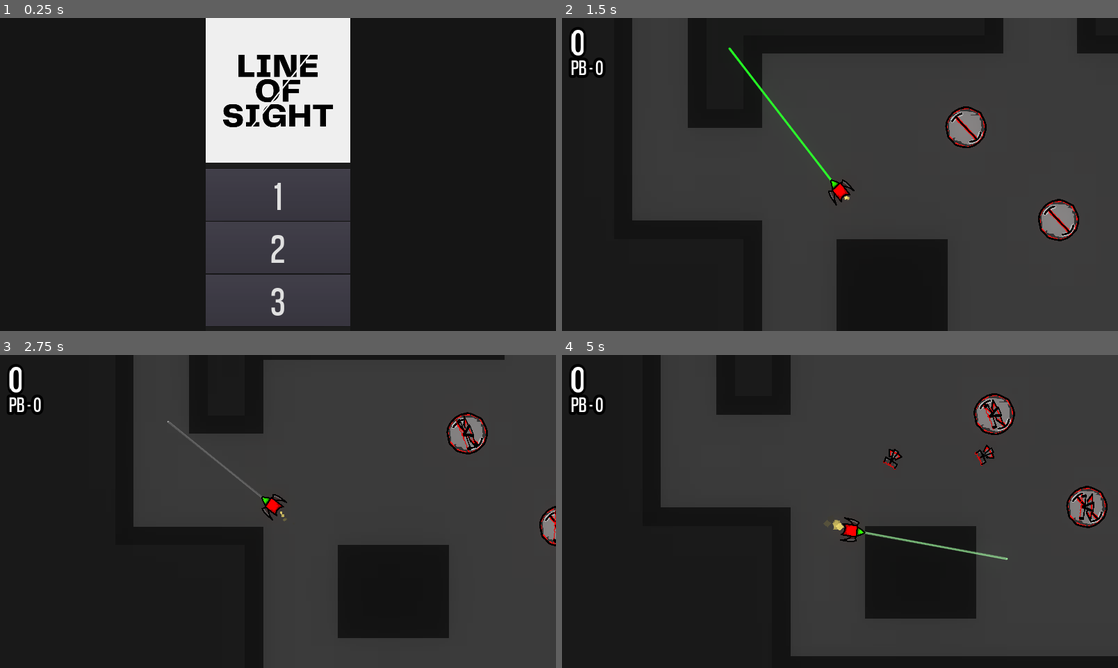
Above: before the commit, frames 1-4 (two rows, left to right).
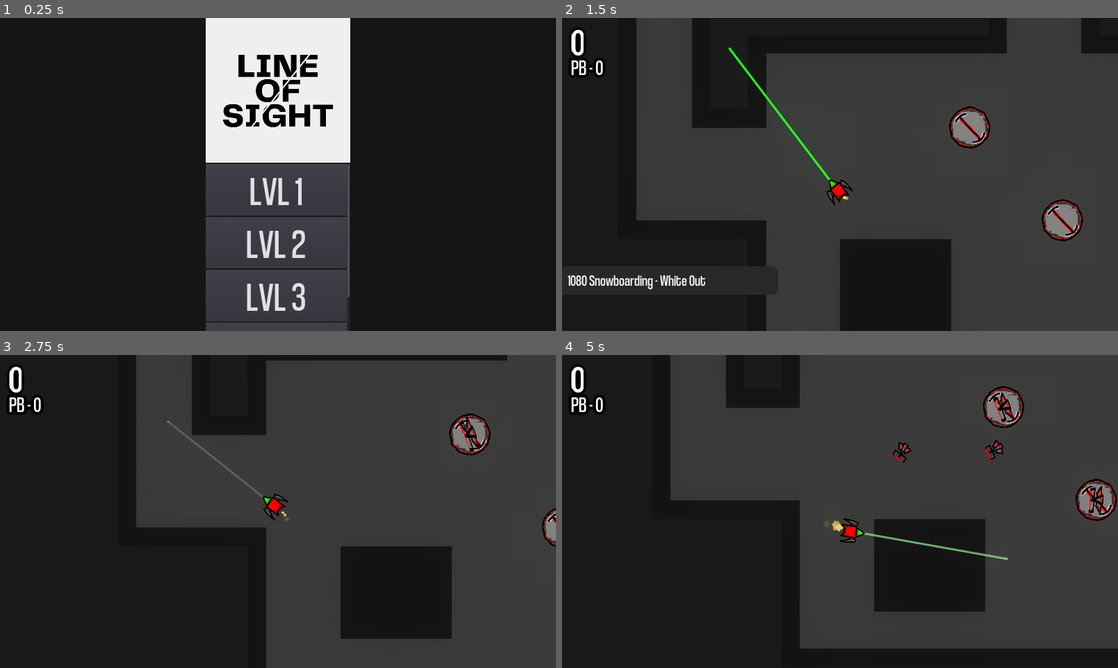
Above: after the commit, the same moments.

Repository: bplx/LineOfSightGame
Game: Godot game, scene res://Scenes/Title.tscn
Two runs of this game, one before a commit and one after it. Both use one fixed random seed, a clock stepped at 60 frames per second and the inputs below. The engine's default icon, where the game draws it, is replaced by a stand-in: a white triangle on a blue panel in a dark square.
Inputs (mouse positions are in pixels of both pictures, inside the frame that each line leads up to):
- Up to frame 1 (0.25 s): no input
- Up to frame 2 (1.5 s): click "1" (after the commit: "LVL 1") at 0.5 s; tap Enter (ui_accept) at 1.25 s; move the mouse to (728, 49) at 1.27 s; click (728, 49) at 1.35 s
- Up to frame 3 (2.75 s): tap Enter (ui_accept) at 1.52, 2.27 s; move the mouse to (166, 420) at 2.02 s; click (166, 420) at 2.1 s
- Up to frame 4 (5 s): move the mouse to (895, 442) at 2.77 s; click (895, 442) at 2.85 s; move the mouse to (812, 574) at 3.52 s; click (812, 574) at 3.6 s; tap Enter (ui_accept) at 3.77, 4.52 s; move the mouse to (1006, 558) at 4.27 s; click (1006, 558) at 4.35 s

The runs differ from the first frame. In frame 1, 2.6% of the frame differs, in the area x 37-63%, y 46-100%; in frame 2, 3.5%; in frame 3, 2.3%; in frame 4, 8.5%, in the area x 17-100%, y 0-97%.

Commit message:
Music, camera shake, and sound fx

Diff:
--- a/Entities/Zombie.tscn
+++ b/Entities/Zombie.tscn
@@ -1,9 +1,10 @@
-[gd_scene load_steps=8 format=2]
+[gd_scene load_steps=9 format=2]
 
 [ext_resource path="res://Sprites/Game/Enemy.png" type="Texture" id=1]
 [ext_resource path="res://Scripts/Zombie.gd" type="Script" id=2]
 [ext_resource path="res://EntitiesSpawn.tres" type="Animation" id=3]
 [ext_resource path="res://Fonts/coolvetica condensed rg.otf" type="DynamicFontData" id=4]
+[ext_resource path="res://Sounds/Zombie/death.wav" type="AudioStream" id=5]
 
 [sub_resource type="RectangleShape2D" id=3]
 extents = Vector2( 32, 32 )
@@ -118,4 +119,7 @@
 custom_fonts/font = SubResource( 6 )
 text = "+1"
 
+[node name="AudioStreamPlayer2D" type="AudioStreamPlayer2D" parent="."]
+stream = ExtResource( 5 )
+
 [connection signal="animation_finished" from="AnimationPlayer" to="." method="_on_AnimationPlayer_animation_finished"]
--- /dev/null
+++ b/Levels/4.tscn
@@ -0,0 +1,22 @@
+[gd_scene load_steps=2 format=2]
+
+[ext_resource path="res://defaulttileset.tres" type="TileSet" id=1]
+
+[node name="Map" type="Node2D"]
+position = Vector2( 271, 278 )
+
+[node name="Background" type="TileMap" parent="."]
+position = Vector2( -271, -278 )
+tile_set = ExtResource( 1 )
+cell_custom_transform = Transform2D( 0, 0, 0, 0, 0, 0 )
+cell_tile_origin = 1
+collision_use_kinematic = true
+format = 1
+
+[node name="Solids" type="TileMap" parent="."]
+position = Vector2( -271, -278 )
+tile_set = ExtResource( 1 )
+cell_custom_transform = Transform2D( 0, 0, 0, 0, 0, 0 )
+cell_tile_origin = 1
+collision_use_kinematic = true
+format = 1
--- /dev/null
+++ b/MusicPopup.gd
@@ -0,0 +1,19 @@
+extends Control
+
+
+# Declare member variables here. Examples:
+# var a = 2
+# var b = "text"
+onready var text = $PanelContainer/Label
+onready var player = $AnimationPlayer
+# Called when the node enters the scene tree for the first time.
+func _ready():
+	print(Globals.map_data[int(Globals.map)-1]["musictitle"])
+	text.text = Globals.map_data[int(Globals.map)-1]["musictitle"]
+	player.play("Show")
+	pass # Replace with function body.
+
+
+# Called every frame. 'delta' is the elapsed time since the previous frame.
+#func _process(delta):
+#	pass
--- a/Scenes/Game.tscn
+++ b/Scenes/Game.tscn
@@ -1,6 +1,7 @@
-[gd_scene load_steps=27 format=2]
+[gd_scene load_steps=29 format=2]
 
 [ext_resource path="res://Scripts/Control.gd" type="Script" id=1]
+[ext_resource path="res://Scripts/PlayerCam.gd" type="Script" id=2]
 [ext_resource path="res://Fonts/coolvetica condensed rg.otf" type="DynamicFontData" id=3]
 [ext_resource path="res://Sprites/Game/Player.png" type="Texture" id=4]
 [ext_resource path="res://Scripts/Player.gd" type="Script" id=5]
@@ -10,6 +11,7 @@
 [ext_resource path="res://Scripts/PB.gd" type="Script" id=9]
 [ext_resource path="res://Scripts/NewPB.gd" type="Script" id=10]
 [ext_resource path="res://Scripts/Pause.gd" type="Script" id=11]
+[ext_resource path="res://Scenes/MusicPopup.tscn" type="PackedScene" id=12]
 
 [sub_resource type="SegmentShape2D" id=4]
 
@@ -113,6 +115,34 @@
 "transitions": PoolRealArray( 2.92817, 3.13834 ),
 "update": 0,
 "values": [ 0.0, 18.2 ]
+}
+tracks/8/type = "method"
+tracks/8/path = NodePath("Camera2D")
+tracks/8/interp = 1
+tracks/8/loop_wrap = true
+tracks/8/imported = false
+tracks/8/enabled = true
+tracks/8/keys = {
+"times": PoolRealArray( 0.5 ),
+"transitions": PoolRealArray( 1 ),
+"values": [ {
+"args": [ 10 ],
+"method": "add_trauma"
+} ]
+}
+tracks/9/type = "method"
+tracks/9/path = NodePath("AudioStreamPlayer2D")
+tracks/9/interp = 1
+tracks/9/loop_wrap = true
+tracks/9/imported = false
+tracks/9/enabled = true
+tracks/9/keys = {
+"times": PoolRealArray( 0.5 ),
+"transitions": PoolRealArray( 1 ),
+"values": [ {
+"args": [ 0.0 ],
+"method": "play"
+} ]
 }
 
 [sub_resource type="Animation" id=12]
@@ -252,6 +282,7 @@
 rotating = true
 current = true
 smoothing_enabled = true
+script = ExtResource( 2 )
 
 [node name="TextureRect" type="TextureRect" parent="Player/Camera2D"]
 
@@ -283,10 +314,14 @@
 scale_amount = 33.26
 scale_amount_random = 1.0
 
+[node name="AudioStreamPlayer2D" type="AudioStreamPlayer2D" parent="Player"]
+
 [node name="WorldEnvironment" type="WorldEnvironment" parent="."]
 environment = SubResource( 5 )
 
 [node name="CanvasLayer" type="CanvasLayer" parent="."]
+
+[node name="MusicPopup" parent="CanvasLayer" instance=ExtResource( 12 )]
 
 [node name="Death" type="Control" parent="CanvasLayer"]
 visible = false
--- /dev/null
+++ b/Scenes/Music.tscn
@@ -0,0 +1,7 @@
+[gd_scene load_steps=2 format=2]
+
+[ext_resource path="res://Music/WhiteOut1080.wav" type="AudioStream" id=1]
+
+[node name="AudioStreamPlayer" type="AudioStreamPlayer"]
+stream = ExtResource( 1 )
+bus = "Music"
--- /dev/null
+++ b/Scenes/MusicPopup.tscn
@@ -0,0 +1,62 @@
+[gd_scene load_steps=7 format=2]
+
+[ext_resource path="res://Fonts/coolvetica condensed rg.otf" type="DynamicFontData" id=1]
+[ext_resource path="res://MusicPopup.gd" type="Script" id=2]
+
+[sub_resource type="StyleBoxFlat" id=4]
+content_margin_left = 20.0
+content_margin_right = 1.0
+content_margin_top = 1.0
+content_margin_bottom = 1.0
+bg_color = Color( 0.156863, 0.156863, 0.156863, 1 )
+corner_radius_top_right = 20
+corner_radius_bottom_right = 20
+
+[sub_resource type="DynamicFont" id=1]
+size = 53
+font_data = ExtResource( 1 )
+
+[sub_resource type="Animation" id=2]
+resource_name = "New Anim"
+
+[sub_resource type="Animation" id=3]
+resource_name = "Show"
+length = 3.0
+tracks/0/type = "value"
+tracks/0/path = NodePath("PanelContainer:rect_position")
+tracks/0/interp = 1
+tracks/0/loop_wrap = true
+tracks/0/imported = false
+tracks/0/enabled = true
+tracks/0/keys = {
+"times": PoolRealArray( 0, 1.9, 3 ),
+"transitions": PoolRealArray( 0.0473662, 0.0426888, 0.0473662 ),
+"update": 0,
+"values": [ Vector2( -750, 858 ), Vector2( 0, 858 ), Vector2( -750, 858 ) ]
+}
+
+[node name="MusicPopup" type="Control"]
+anchor_right = 1.0
+anchor_bottom = 1.0
+script = ExtResource( 2 )
+
+[node name="PanelContainer" type="PanelContainer" parent="."]
+anchor_top = 1.0
+anchor_bottom = 1.0
+margin_left = -750.0
+margin_top = -222.0
+margin_right = -4.0
+margin_bottom = -125.0
+custom_styles/panel = SubResource( 4 )
+
+[node name="Label" type="Label" parent="PanelContainer"]
+margin_left = 20.0
+margin_top = 16.0
+margin_right = 745.0
+margin_bottom = 81.0
+custom_fonts/font = SubResource( 1 )
+text = "1080 Snowboarding - White oot"
+
+[node name="AnimationPlayer" type="AnimationPlayer" parent="."]
+"anims/New Anim" = SubResource( 2 )
+anims/Show = SubResource( 3 )
--- a/Scripts/Game.gd
+++ b/Scripts/Game.gd
@@ -4,14 +4,13 @@
 var zombieEntity = preload("res://Entities/Zombie.tscn")
 var zombieSpawner = preload("res://Entities/ZombieSpawner.tscn")
 
+var levelthing = "res://Levels/%s.tscn" % str(Globals.map)
 
-var levelthing = "res://Levels/%s.tscn" % str(Globals.map)
 func _ready():
 	var map = load(levelthing)
 	add_child(map.instance())
 	tilemap = $Map/Solids
 	emit_signal("doneloading")
-
 
 func _on_Game_doneloading():
 	for cellpos in tilemap.get_used_cells():
--- a/Scripts/Globals.gd
+++ b/Scripts/Globals.gd
@@ -17,12 +17,13 @@
 
 	return files
 
-
-
-
 var score = 0
 var pb = 0
 var map = 1
+var map_data = [{"name":"LVL 1","music":"res://Music/WhiteOut1080.wav","musictitle":"1080 Snowboarding - White Out"},
+				{"name":"LVL 2","music":"res://Music/TetrisFast.wav","musictitle":"Tetris Splash - Insanely Fast"},
+				{"name":"LVL 3","music":"res://Music/WhiteOut1080.wav","musictitle":"IDK"},
+				{"name":"LVL 4","music":"res://Music/WhiteOut1080.wav","musictitle":"LOL"}]
 var list
 # Called when the node enters the scene tree for the first time.
 func _ready():
--- a/Scripts/LevelList.gd
+++ b/Scripts/LevelList.gd
@@ -14,7 +14,7 @@
 		var btn = button.instance()
 		btn.mapTo = i.rstrip(".tscn")
 		print(btn.mapTo)
-		btn.text = btn.mapTo
+		btn.text = Globals.map_data[int(btn.mapTo)-1]["name"]
 		add_child(btn)
 	pass # Replace with function body.
 
--- a/Scripts/PlayButton.gd
+++ b/Scripts/PlayButton.gd
@@ -5,7 +5,6 @@
 # var a = 2
 # var b = "text"
 var mapTo = 1
-
 
 # Called when the node enters the scene tree for the first time.
 func _ready():
@@ -19,5 +18,7 @@
 
 func _on_Button_pressed():
 	Globals.map = mapTo
+	Music.stream = load(Globals.map_data[int(mapTo)-1]["music"])
+	Music.play()
 	get_tree().change_scene("res://Scenes/Game.tscn")
 	pass # Replace with function body.
--- a/Scripts/Player.gd
+++ b/Scripts/Player.gd
@@ -1,6 +1,9 @@
 extends KinematicBody2D
 
 signal died
+
+
+onready var audioplayer = $AudioStreamPlayer2D
 
 var velocity = Vector2.ZERO
 var mv = Vector2.ZERO
@@ -28,6 +31,9 @@
 										  lerp(0.1, 1, $AttackLine/AttackDelay.time_left))
 
 		if Input.is_action_just_pressed("fire") and attack_enabled:
+			audioplayer.stream = load("res://Sounds/Player/shoot.wav")
+			audioplayer.volume_db = -10
+			audioplayer.play()
 			$AttackLine.default_color = Color(1, 1, 1, 1)
 			$AttackLine/AttackDelay.start()
 			attack_enabled = false
@@ -52,13 +58,14 @@
 	mv = position.direction_to(get_global_mouse_position())
 	velocity += mv.normalized() * 500 * delta
 	velocity = move_and_slide(velocity)
-	print((velocity.x + velocity.y*2)/1)
 	$Sprite/CPUParticles2D.scale_amount = abs((velocity.x + velocity.y*2)/50)
 
 	pass
 
 func die():
+	audioplayer.volume_db = 1
 	dead = true
+	audioplayer.stream = load("res://Sounds/Player/death.wav")
 	set_physics_process(false)
 	$Sprite/CPUParticles2D.emitting = false
 	emit_signal("died")
--- /dev/null
+++ b/Scripts/PlayerCam.gd
@@ -0,0 +1,35 @@
+extends Camera2D
+
+export var decay = 0.8  # How quickly the shaking stops [0, 1].
+export var max_offset = Vector2(100, 75)  # Maximum hor/ver shake in pixels.
+export var max_roll = 0.1  # Maximum rotation in radians (use sparingly).
+export (NodePath) var target  # Assign the node this camera will follow.
+
+var trauma = 0.0  # Current shake strength.
+var trauma_power = 2  # Trauma exponent. Use [2, 3].
+
+onready var noise = OpenSimplexNoise.new()
+var noise_y = 0
+
+func _ready():
+	randomize()
+	noise.seed = randi()
+	noise.period = 4
+	noise.octaves = 2
+
+func add_trauma(amount):
+	trauma = min(trauma + amount, 1.0)
+
+func _process(delta):
+	if target:
+		global_position = get_node(target).global_position
+	if trauma:
+		trauma = max(trauma - decay * delta, 0)
+		shake()
+
+func shake():
+	var amount = pow(trauma, trauma_power)
+	noise_y += 1
+	rotation = max_roll * amount * noise.get_noise_2d(noise.seed, noise_y)
+	offset.x = max_offset.x * amount * noise.get_noise_2d(noise.seed*2, noise_y)
+	offset.y = max_offset.y * amount * noise.get_noise_2d(noise.seed*3, noise_y)
--- a/Scripts/Zombie.gd
+++ b/Scripts/Zombie.gd
@@ -1,5 +1,7 @@
 extends KinematicBody2D
 onready var plr = get_tree().get_nodes_in_group("Player")[0]
+onready var plrcam = get_tree().get_nodes_in_group("Player")[0].get_node("Camera2D")
+onready var soundplayer = $AudioStreamPlayer2D
 var deathParticles = preload("res://Entities/ZombieDieParticles.tscn")
 var speed = 0
 var max_speed = 200
@@ -22,7 +24,9 @@
 	#velocity = move_and_slide(velocity)
 
 func die(comboCounter):
+	soundplayer.play()
 	print("OWEI!!!")
+	plrcam.add_trauma(0.3)
 	Globals.score += comboCounter
 	$Label.text = "+"+str(comboCounter)
 	var object = deathParticles.instance()
--- /dev/null
+++ b/default_bus_layout.tres
@@ -0,0 +1,27 @@
+[gd_resource type="AudioBusLayout" load_steps=4 format=2]
+
+[sub_resource type="AudioEffectChorus" id=1]
+resource_name = "Chorus"
+
+[sub_resource type="AudioEffectReverb" id=2]
+resource_name = "Reverb"
+room_size = 0.19
+spread = 0.48
+wet = 0.24
+
+[sub_resource type="AudioEffectEQ" id=3]
+resource_name = "EQ"
+
+[resource]
+bus/1/name = "Music"
+bus/1/solo = false
+bus/1/mute = false
+bus/1/bypass_fx = false
+bus/1/volume_db = -2.91688
+bus/1/send = "Master"
+bus/1/effect/0/effect = SubResource( 1 )
+bus/1/effect/0/enabled = false
+bus/1/effect/1/effect = SubResource( 2 )
+bus/1/effect/1/enabled = false
+bus/1/effect/2/effect = SubResource( 3 )
+bus/1/effect/2/enabled = true
--- a/project.godot
+++ b/project.godot
@@ -17,6 +17,7 @@
 [autoload]
 
 Globals="*res://Scripts/Globals.gd"
+Music="*res://Scenes/Music.tscn"
 
 [display]
 
Not shown, added: Music/CREDITS.TXT
Not shown, added: Music/TetrisFast.wav.import
Not shown, added: Music/WhiteOut1080.wav.import
Not shown, added: Sounds/Player/death.wav.import
Not shown, added: Sounds/Player/shoot.wav.import
Not shown, added: Sounds/Zombie/death.wav.import
Not shown, added: Music/TetrisFast.wav
Not shown, added: Music/WhiteOut1080.wav
Not shown, added: Sounds/Player/death.wav
Not shown, added: Sounds/Player/shoot.wav
Not shown, added: Sounds/Zombie/death.wav
